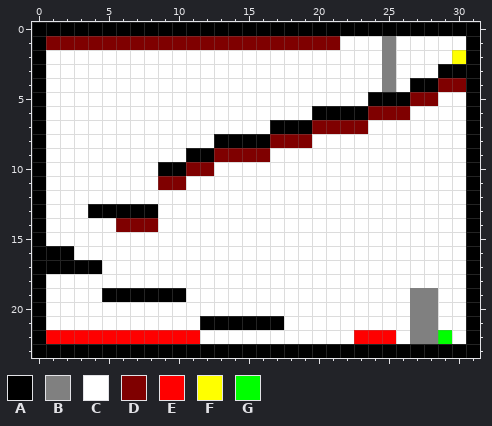
Edited in one commit: pixel-art sprite (levels/level1.png). This is how it looked before the edit.
The file is 32x24 pixels.
Palette (. is transparent): A #000000  B #808080  C #ffffff  D #7f0000  E #ff0000  F #ffff00  G #00ff00
Pixels before, first column x 0:
 0 AAAAAAAAAAAAAAAAAAAAAAAAAAAAAAAA
 1 ADDDDDDDDDDDDDDDDDDDDDCCCBCCCCCA
 2 ACCCCCCCCCCCCCCCCCCCCCCCCBCCCCFA
 3 ACCCCCCCCCCCCCCCCCCCCCCCCBCCCAAA
 4 ACCCCCCCCCCCCCCCCCCCCCCCCBCAADDA
 5 ACCCCCCCCCCCCCCCCCCCCCCCAAADDCCA
 6 ACCCCCCCCCCCCCCCCCCCAAAADDDCCCCA
 7 ACCCCCCCCCCCCCCCCAAADDDDCCCCCCCA
 8 ACCCCCCCCCCCCAAAADDDCCCCCCCCCCCA
 9 ACCCCCCCCCCAADDDDCCCCCCCCCCCCCCA
10 ACCCCCCCCAADDCCCCCCCCCCCCCCCCCCA
11 ACCCCCCCCDDCCCCCCCCCCCCCCCCCCCCA
12 ACCCCCCCCCCCCCCCCCCCCCCCCCCCCCCA
13 ACCCAAAAACCCCCCCCCCCCCCCCCCCCCCA
14 ACCCCCDDDCCCCCCCCCCCCCCCCCCCCCCA
15 ACCCCCCCCCCCCCCCCCCCCCCCCCCCCCCA
16 AAACCCCCCCCCCCCCCCCCCCCCCCCCCCCA
17 AAAAACCCCCCCCCCCCCCCCCCCCCCCCCCA
18 ACCCCCCCCCCCCCCCCCCCCCCCCCCCCCCA
19 ACCCCAAAAAACCCCCCCCCCCCCCCCBBCCA
20 ACCCCCCCCCCCCCCCCCCCCCCCCCCBBCCA
21 ACCCCCCCCCCCAAAAAACCCCCCCCCBBCCA
22 AEEEEEEEEEEECCCCCCCCCCCEEECBBGCA
23 AAAAAAAAAAAAAAAAAAAAAAAAAAAAAAAA
Now the later version:
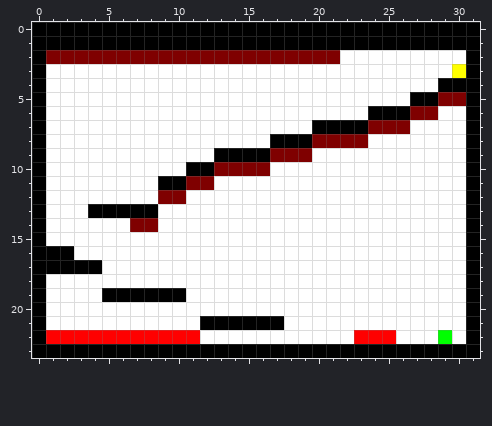
What changed:
y 1: x 1..30 DDDDDDDDDDDDDDDDDDDDDCCCBCCCCC -> AAAAAAAAAAAAAAAAAAAAAAAAAAAAAA
y 2: x 1..21 CCCCCCCCCCCCCCCCCCCCC -> DDDDDDDDDDDDDDDDDDDDD; x 25 B -> C; x 30 F -> C
y 3: x 25 B -> C; x 29..30 AA -> CF
y 4: x 25 B -> C; x 27..30 AADD -> CCAA
y 5: x 24..30 AAADDCC -> CCCAADD
y 6: x 20..28 AAAADDDCC -> CCCCAAADD
y 7: x 17..26 AAADDDDCCC -> CCCAAAADDD
y 8: x 13..23 AAAADDDCCCC -> CCCCAAADDDD
y 9: x 11..19 AADDDDCCC -> CCAAAADDD
y 10: x 9..16 AADDCCCC -> CCAADDDD
y 11: x 9..12 DDCC -> AADD
y 12: x 9..10 CC -> DD
y 14: x 6 D -> C
y 19..22: x 27..28 BB -> CC
Boxes around the changes in both pictures, in picture pixels (x1, y1, x2, y2):
changed: (46, 36, 466, 232)
changed: (410, 288, 438, 344)
